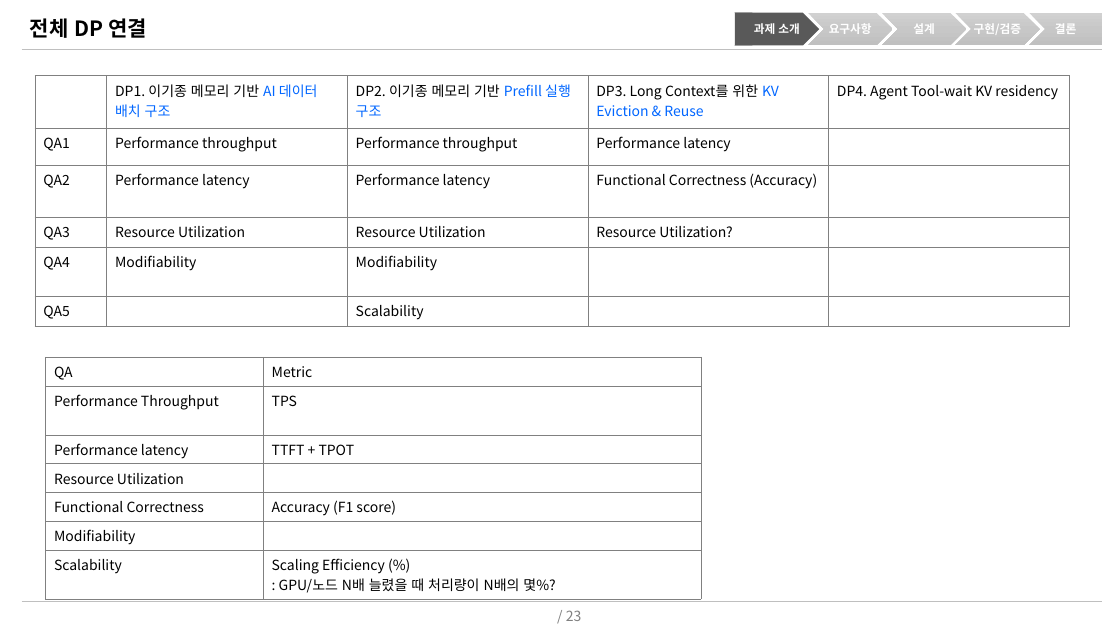
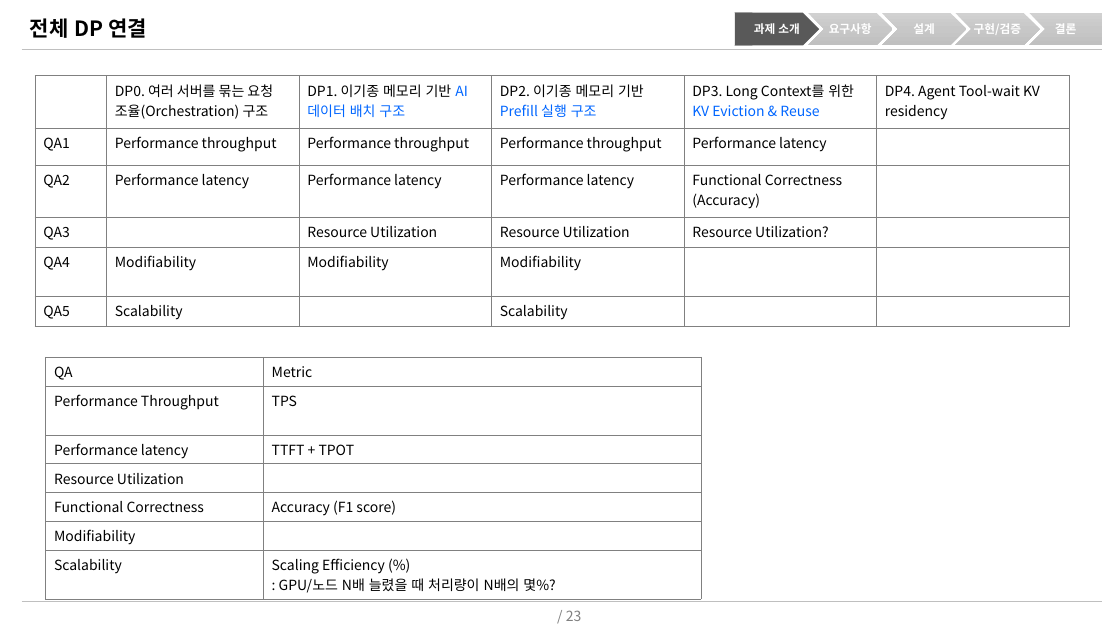
Before and after one commit to mkim0628/vllm, a slide deck: slide 1 of doc-mk/DP0/DP0-slides.pptx. Drawn at 1120x630 pixels with LibreOffice and Linux fonts; fonts in the diff are those of the drawing. Boxes give left, top, right and bottom in pixels: in the first picture for what was removed or moved away, otherwise in the second. Text is boxed around its words. In the diff, an @@ line names an element or a change of style, - is before the commit and + after.

```diff
--- a/doc-mk/DP0/DP0-slides.pptx
+++ b/doc-mk/DP0/DP0-slides.pptx
@@ table at box(35, 76, 1069, 324) @@
+column 2: DP0. 여러 서버를 묶는 요청 조율(Orchestration) 구조 | Performance throughput | Performance latency |  | Modifiability | Scalability
```
